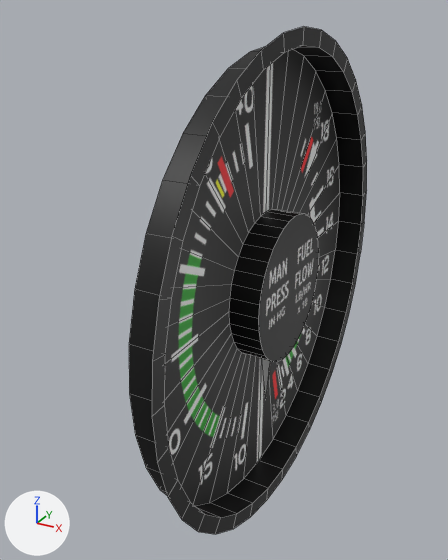
Two versions of the Blender file Models/Interior/Panel/Instruments/map-fuelflow/map-fuelflow.blend, one commit apart.
Before and after are seen from a 50 mm camera at (0.0353, -0.0871, 0.0424) aimed at (-0.011, -0.0031, 0.0004). Lighting does not change. The marker at lower left points along +X, +Y and +Z. Mesh edges are drawn as thin lines.

The scene before the commit, as lines of its bpy script (objects in view):
```python
me_circle_001 = bpy.data.meshes.new('Circle.001')
me_circle_001.from_pydata(...)  # 180 vertices, 108 faces; spans x 0.0..0.005, y -0.04..0.04, z -0.04..0.04
me_circle_001.polygons.foreach_set('use_smooth', [True] * 108)
me_circle_001.materials.append(mat_casematerial)  # black #000000
me_circle_002 = bpy.data.meshes.new('Circle.002')
me_circle_002.from_pydata(...)  # 72 vertices, 36 faces; spans x 0.0, y -0.0375..0.0375, z -0.0375..0.0375
me_circle_002.materials.append(mat_glassmaterial)  # white #e5ffff
me_circle_003 = bpy.data.meshes.new('Circle.003')
me_circle_003.from_pydata(...)  # 108 vertices, 37 faces; spans x 0.0..0.005, y -0.0375..0.0375, z -0.0375..0.0375
me_circle_003.polygons.foreach_set('use_smooth', [True] * 37)
me_circle_003.materials.append(mat_facematerial)  # picture img_map_fuelflow_png
ob_case = bpy.data.objects.new('Case', me_circle_001)
ob_case.location = (-0.005, 0.0, 0.0)
ob_face = bpy.data.objects.new('Face', me_circle_003)
ob_face.location = (-0.005, 0.0, 0.0)
ob_glass = bpy.data.objects.new('Glass', me_circle_002)
ob_glass.location = (0.0, 0.0, 0.0)
ob_glass.hide_set(True)
```
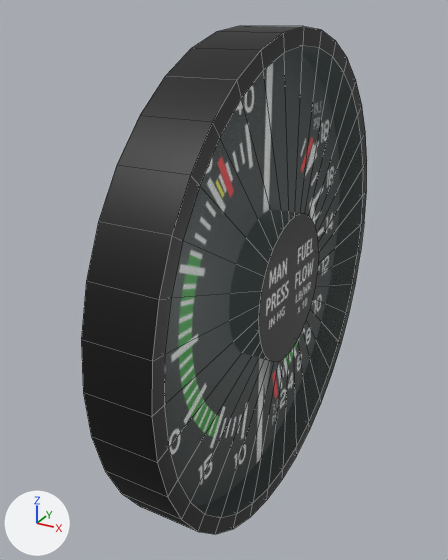
Patch to the scene script:
```diff
--- a/Models/Interior/Panel/Instruments/map-fuelflow/map-fuelflow.blend.py
+++ b/Models/Interior/Panel/Instruments/map-fuelflow/map-fuelflow.blend.py
@@ me_circle_001 @@
 # used by ob_case; location = (-0.005, 0.0, 0.0)
-me_circle_001.from_pydata(...)  # 180 vertices, 108 faces; spans x 0.0..0.005, y -0.04..0.04, z -0.04..0.04
+me_circle_001.from_pydata(...)  # 216 vertices, 145 faces; spans x -0.005..0.005, y -0.04..0.04, z -0.04..0.04
+# me_circle_001 part 1
+# 36 new vertices lie (-0.01, 0.0, 0.0) away from vertices in x 0.005, y -0.04..0.04, z -0.04..0.04
+# 37 new faces join them
 me_circle_001.materials.append(mat_casematerial)
@@ ob_glass @@
 ob_glass.location = (0.0, 0.0, 0.0)
-ob_glass.hide_set(True)
```

Changed parts and their boxes (x1, y1, x2, y2) in the pictures (448 x 560 px):
'Case', reshaped (20% wider): before (129, 27, 367, 534); after (81, 26, 367, 534)
'Glass', shown: after (164, 46, 363, 518)
part 1 of me_circle_001, added (black): after (81, 26, 304, 532)
'Face', unchanged, covered by the edit: before (164, 50, 340, 506); after (258, 214, 319, 362)
